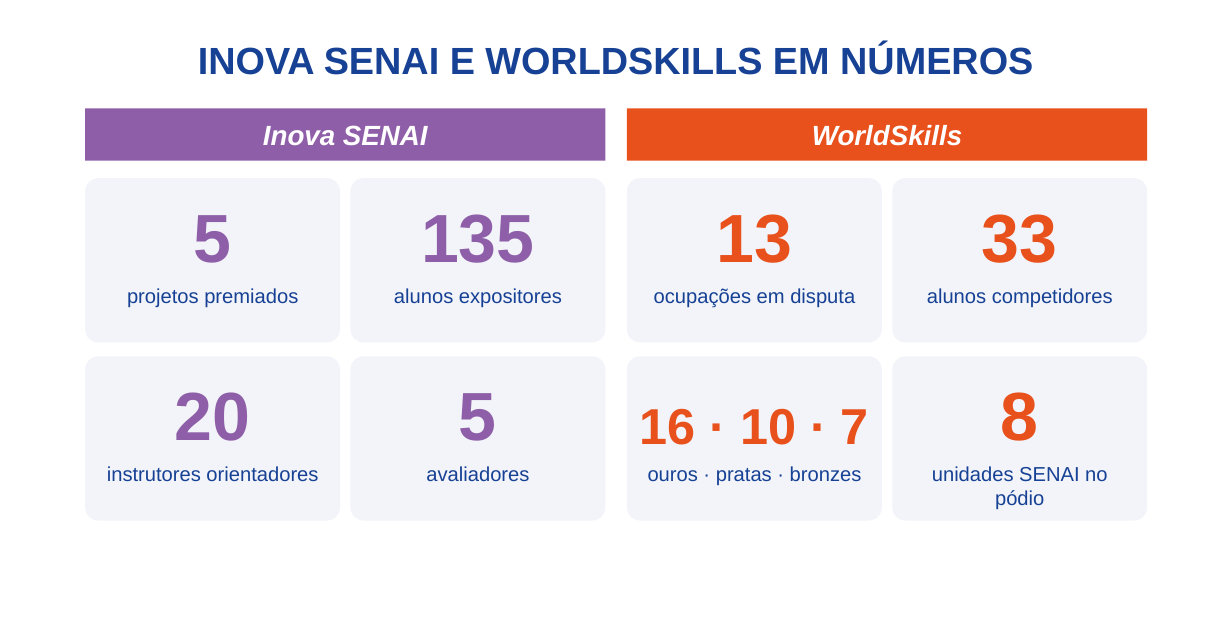
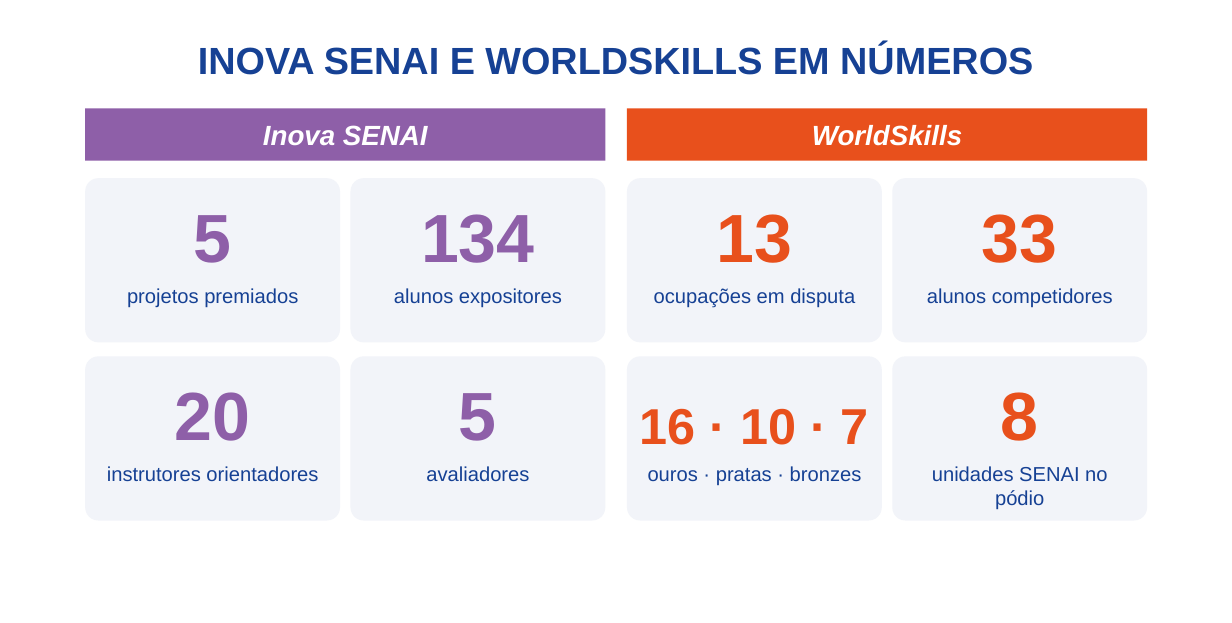
Before and after one commit to renissonsouza-crypto/07-10-26, a slide deck: slide 2 of relatorio-encerramento/Relatorio_Encerramento_Inova_WorldSkills_ES_2026.pptx. Drawn at 1232x623 pixels with LibreOffice and Linux fonts; fonts in the diff are those of the drawing; background and template pictures are left out. Boxes give left, top, right and bottom in pixels: in the first picture for what was removed or moved away, otherwise in the second. Text is boxed around its words. In the diff, an @@ line names an element or a change of style, - is before the commit and + after.

```diff
--- a/relatorio-encerramento/Relatorio_Encerramento_Inova_WorldSkills_ES_2026.pptx
+++ b/relatorio-encerramento/Relatorio_Encerramento_Inova_WorldSkills_ES_2026.pptx
@@ text at bbox=[421, 214, 535, 263]: text changed @@
-135
+134
```
Also in this commit, not shown: 1 other slide changed, 1 other file.
